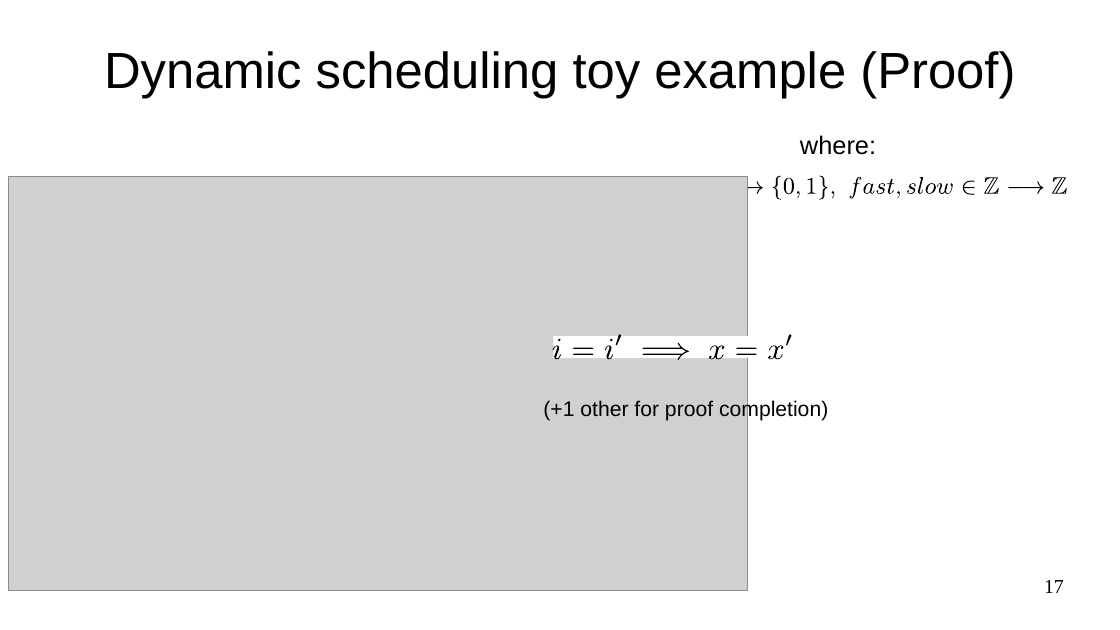
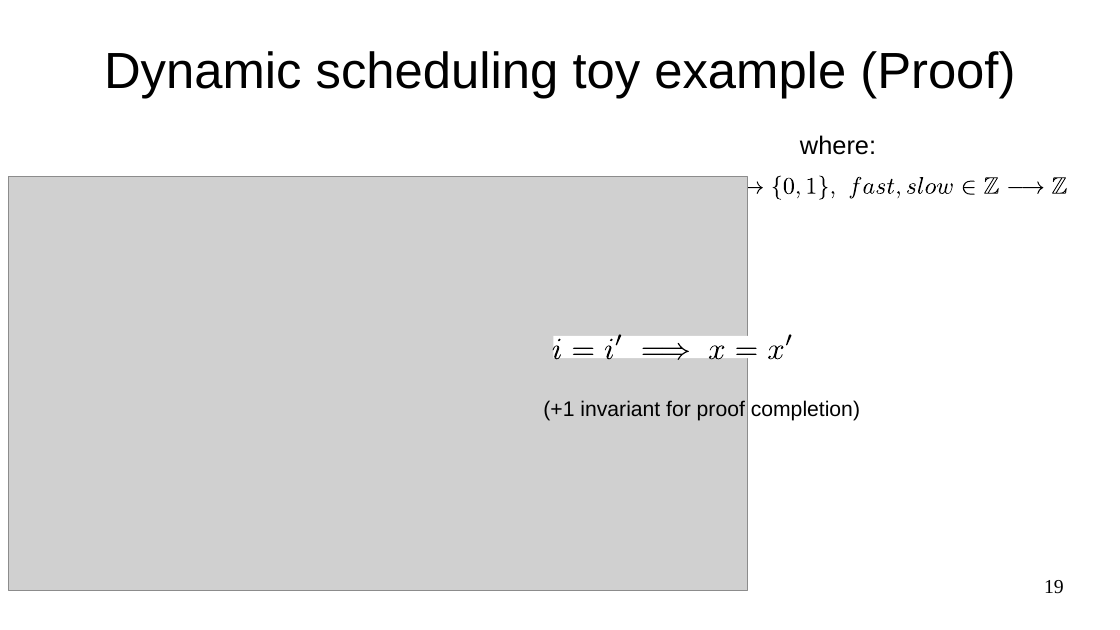
Before and after one commit to ulysse-lh/stage2024, a slide deck: slide 19 of slides/pres.odp (slide 17 before the commit). Drawn at 1120x630 pixels with LibreOffice and Linux fonts; fonts in the diff are those of the drawing; grey boxes stand for pictures. Boxes give left, top, right and bottom in pixels: in the first picture for what was removed or moved away, otherwise in the second. Text is boxed around its words. In the diff, an @@ line names an element or a change of style, - is before the commit and + after.

```diff
--- a/slides/pres.odp
+++ b/slides/pres.odp
@@ text at box(543, 400, 860, 421): text changed @@
-(+1 other for proof completion)
+(+1 invariant for proof completion)
@@ page number at box(1044, 580, 1064, 594): text changed @@
-17
+19
```
Also in this commit, not shown: 8 other slides changed, 2 slides added.
